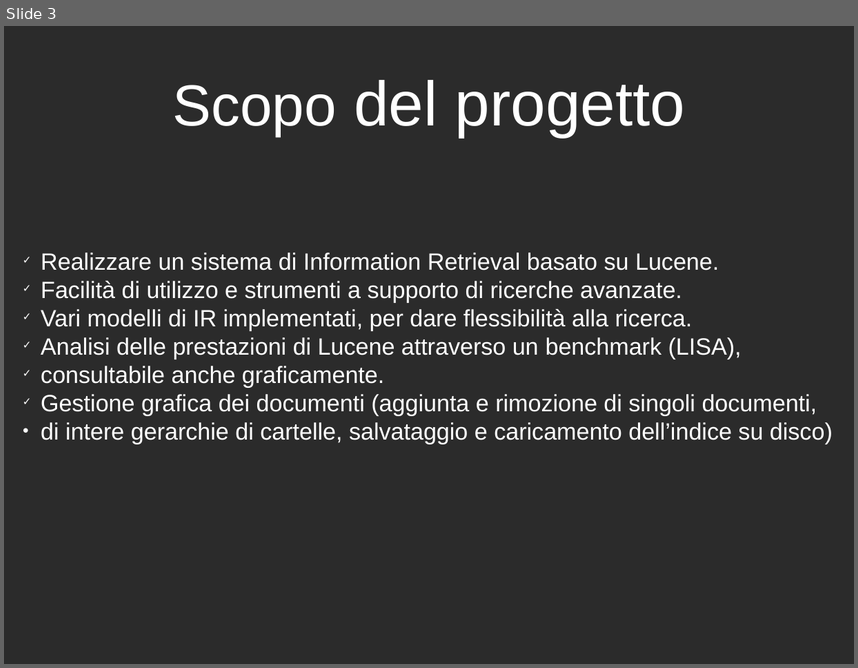
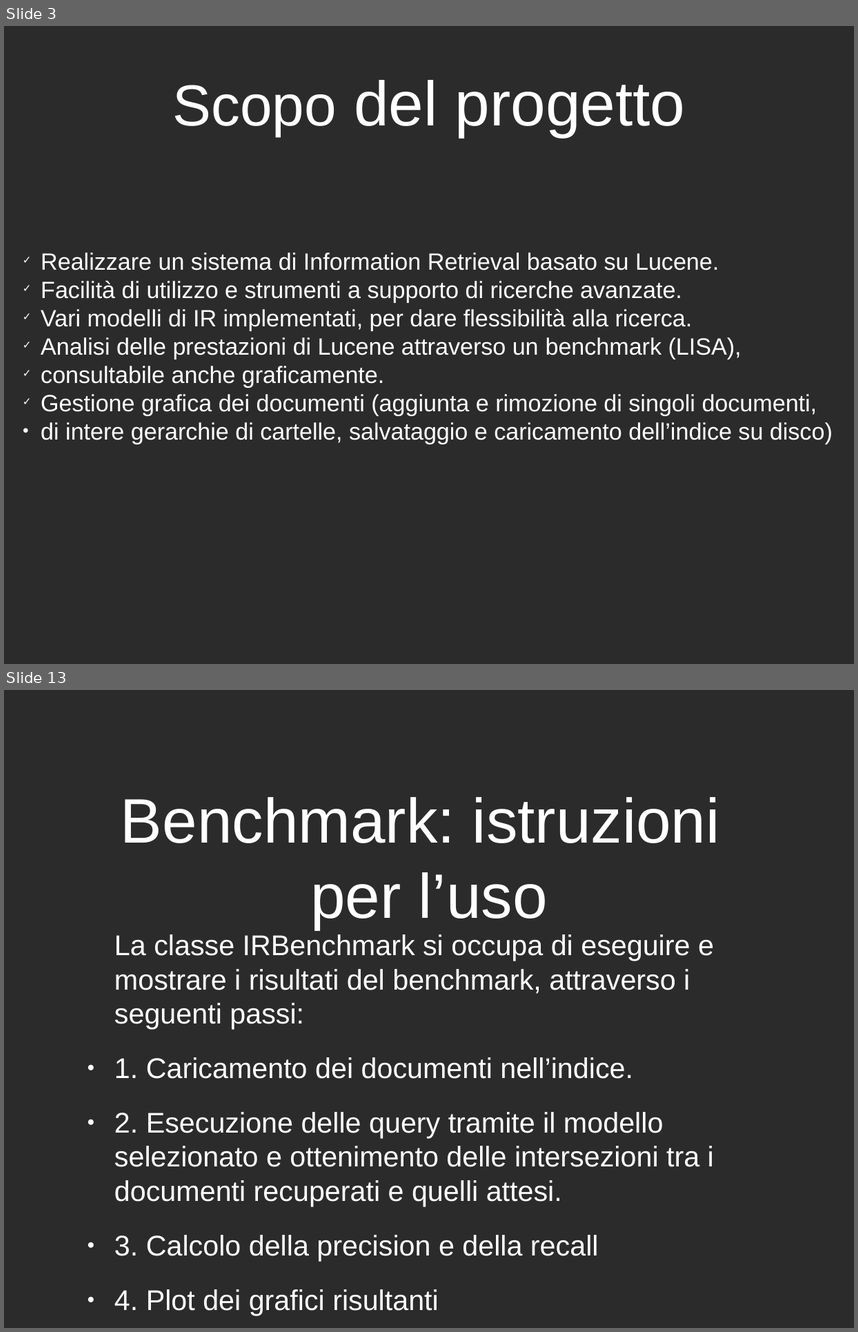
Before and after one commit to LucaGherardini/GAvI-Project, a slide deck: GAvI-Project/Presentation/presentazione.odp. Shown one above the other, each under a label of ours: slide 3 before the commit, slides 3 and 13 after it; the slides between them are not shown. The pictures are 858x668 and 858x1332 pixels, drawn with LibreOffice and Linux fonts; fonts in the diff are those of the drawing; background and template pictures are left out; a plain dark background stands for a picture behind light text. Boxes give left, top, right and bottom in pixels: in the first picture for what was removed or moved away, otherwise in the second. Text is boxed around its words. In the diff, an @@ line names an element or a change of style, - is before the commit and + after.

```diff
--- a/GAvI-Project/Presentation/presentazione.odp
+++ b/GAvI-Project/Presentation/presentazione.odp
@@ slide 13 added at (4, 690, 854, 1328), background picture (left out) @@
@@ title added at (121, 797, 720, 929), 58.6 pt, text #FFFFFF @@
+Benchmark: istruzioni
+per l’uso
@@ text added at (114, 934, 714, 1315), 26.6 pt, text #FFFFFF @@
+La classe IRBenchmark si occupa di eseguire e mostrare i risultati del benchmark, attraverso i seguenti passi:
+● 1. Caricamento dei documenti nell’indice.
+● 2. Esecuzione delle query tramite il modello selezionato e ottenimento delle intersezioni tra i documenti recuperati e quelli attesi.
+● 3. Calcolo della precision e della recall
+● 4. Plot dei grafici risultanti
```
Also in this commit, not shown: 3 slides changed, 9 other slides added.
